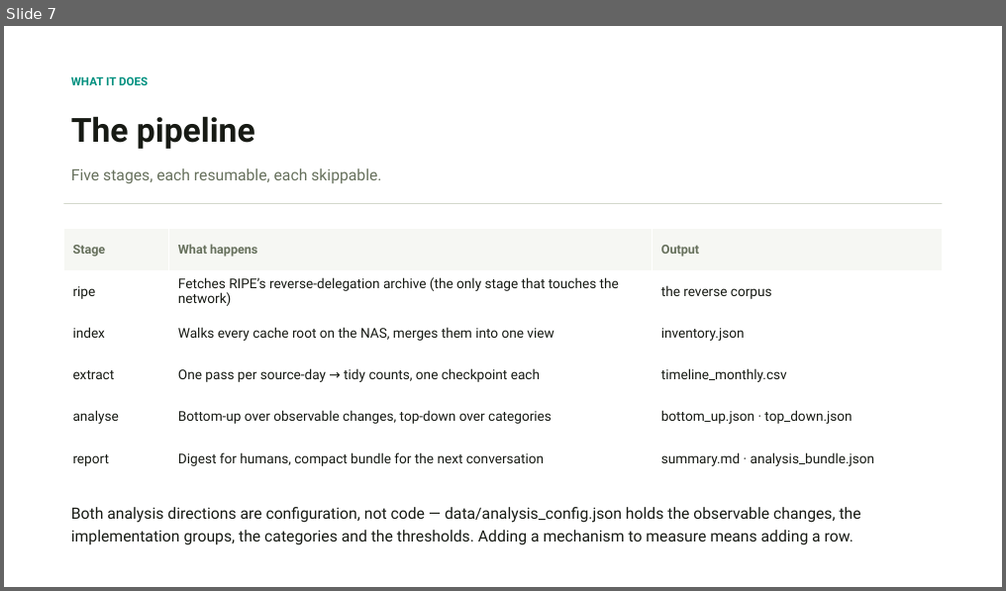
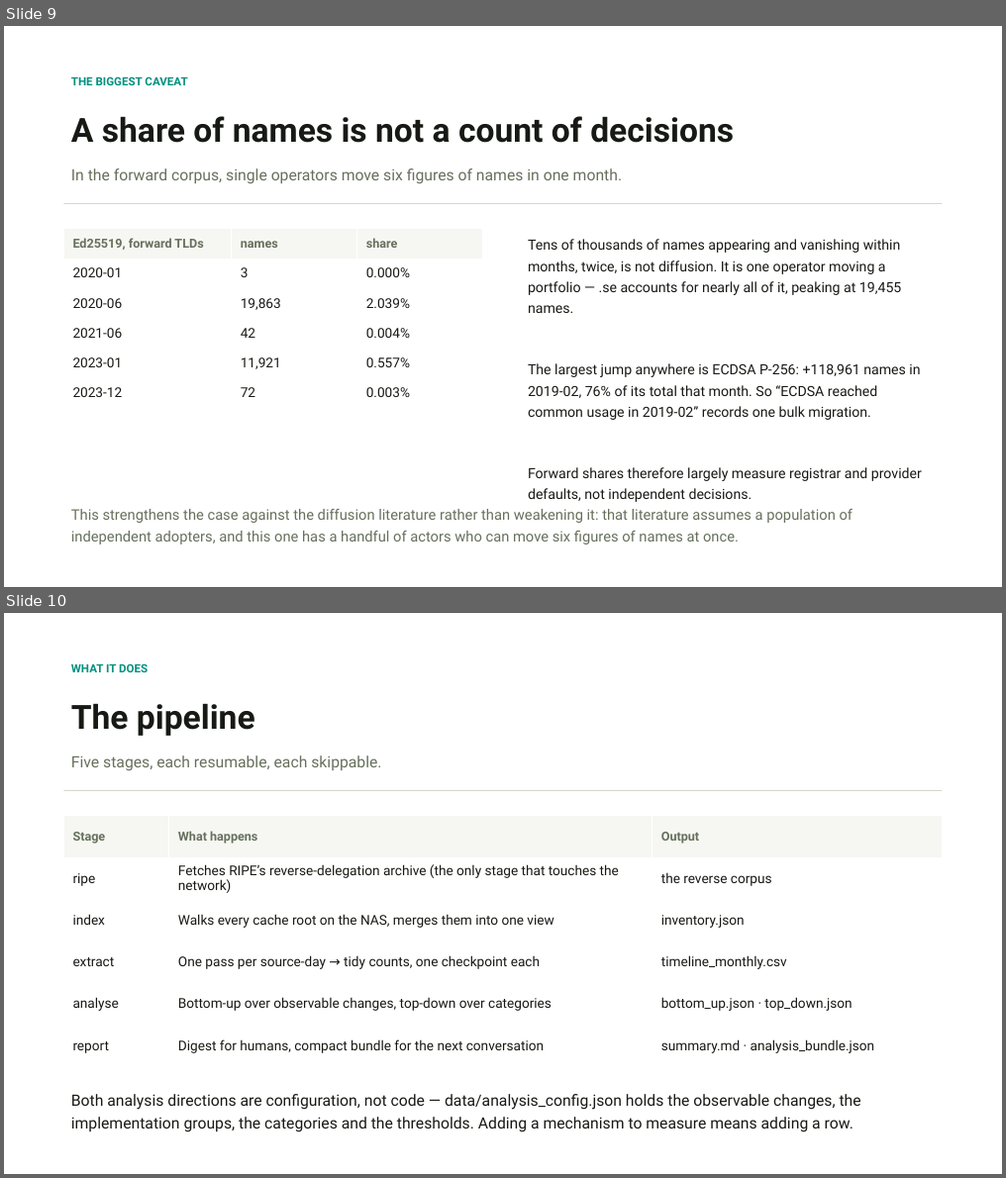
Before and after one commit to j776w781/rfc_adoption, a slide deck: out/analysis/dnssec_framework.pptx. Shown one above the other, each under a label of ours: slide 7 before the commit, slides 9 and 10 after it. The pictures are 1006x591 and 1006x1178 pixels, drawn with LibreOffice and Linux fonts; fonts in the diff are those of the drawing. Boxes give left, top, right and bottom in pixels: in the first picture for what was removed or moved away, otherwise in the second. Text is boxed around its words. In the diff, an @@ line names an element or a change of style, - is before the commit and + after.

```diff
--- a/out/analysis/dnssec_framework.pptx
+++ b/out/analysis/dnssec_framework.pptx
@@ slide 9 added at (4,26,1002,587), background #FFFFFF @@
@@ text added at (71,76,187,85), 11 pt, text #00907F, bold @@
+THE BIGGEST CAVEAT
@@ text added at (71,116,734,143), 32 pt, text #171A14, bold @@
+A share of names is not a count of decisions
@@ text added at (71,169,622,184), 15 pt, text #66705C @@
+In the forward corpus, single operators move six figures of names in one month.
@@ rectangle added at (63,203,943,204), fill #D3D8CC @@
@@ table added at (63,229,483,408), 6 rows, 3 columns @@
+Ed25519, forward TLDs | names | share
+2020-01 | 3 | 0.000%
+2020-06 | 19,863 | 2.039%
+2021-06 | 42 | 0.004%
+2023-01 | 11,921 | 0.557%
+2023-12 | 72 | 0.003%
@@ text added at (528,239,922,481), 13.5 pt, text #171A14 @@
+Tens of thousands of names appearing and vanishing within months, twice, is not diffusion. It is one operator moving a portfolio — .se accounts for nearly all of it, peaking at 19,455 names.
+The largest jump anywhere is ECDSA P-256: +118,961 names in 2019-02, 76% of its total that month. So “ECDSA reached common usage in 2019-02” records one bulk migration.
+Forward shares therefore largely measure registrar and provider defaults, not independent decisions.
@@ text added at (71,509,853,545), 14 pt, text #66705C @@
+This strengthens the case against the diffusion literature rather than weakening it: that literature assumes a population of independent adopters, and this one has a handful of actors who can move six figures of names at once.
@@ what was slide 7 is now slide 10 @@
```
Also in this commit, not shown: 2 slides changed, 2 other slides added, 8 other files.
